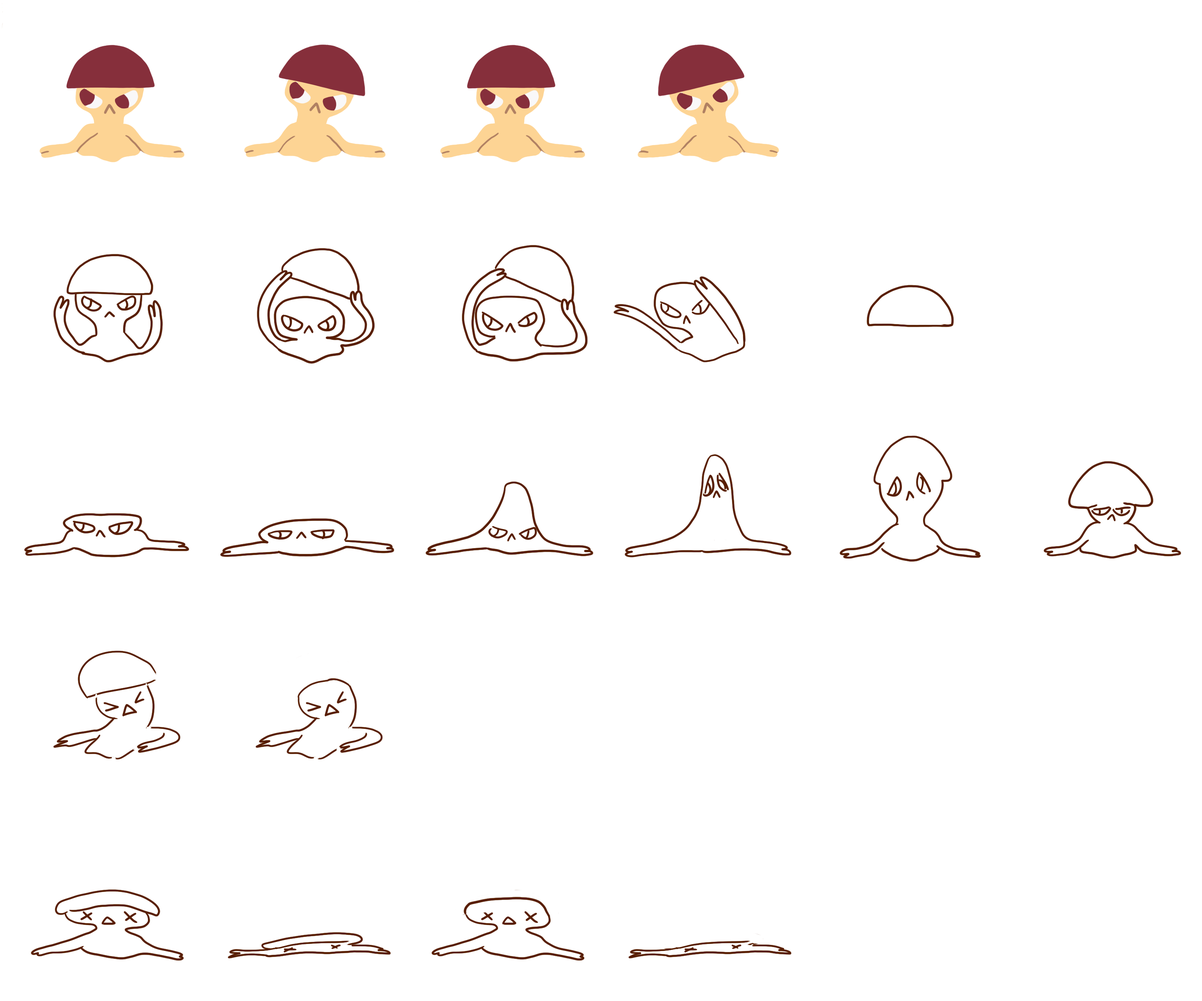
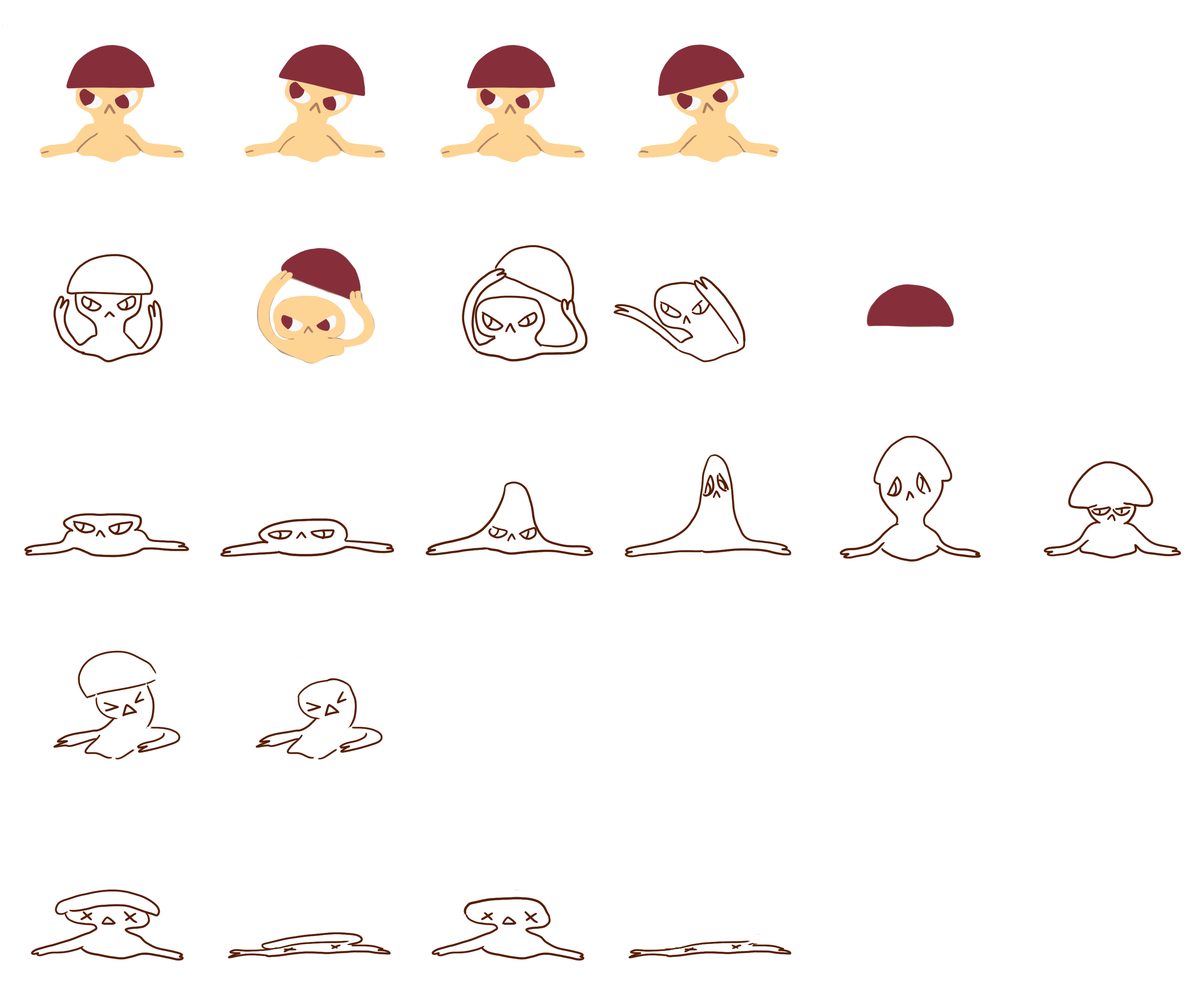
Layers edited between the first and the second 1202×1001 image:
added layer "Layer 47" in group "Group 6" over [257, 248, 375, 364]
"Layer 10": opacity 100% → 45% over [256, 248, 376, 365]
added layer "Layer 46" above "Layer 38" over [866, 283, 955, 328]
"Layer 38": opacity 100% → 62% over [866, 284, 955, 328]
